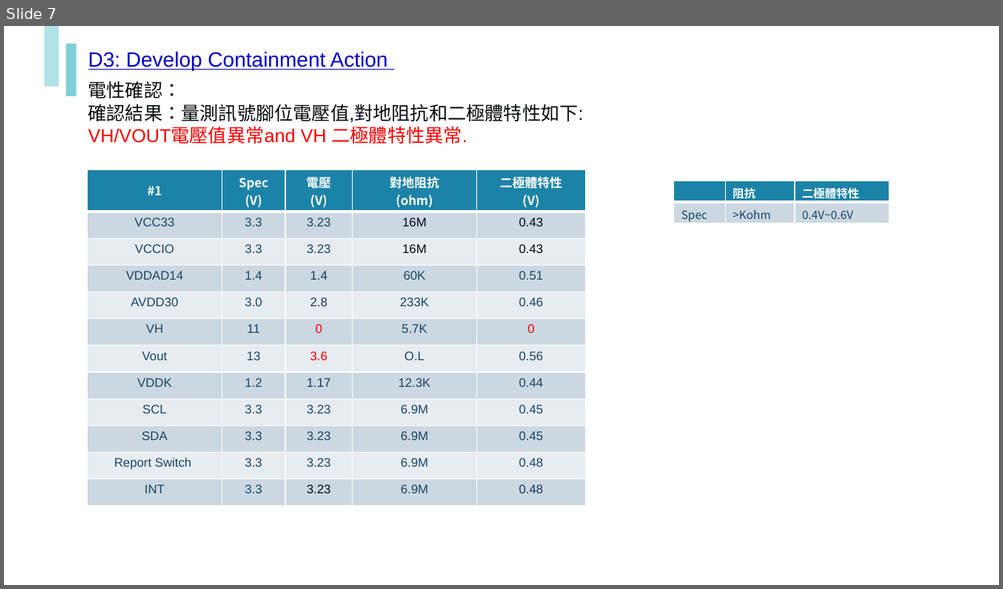
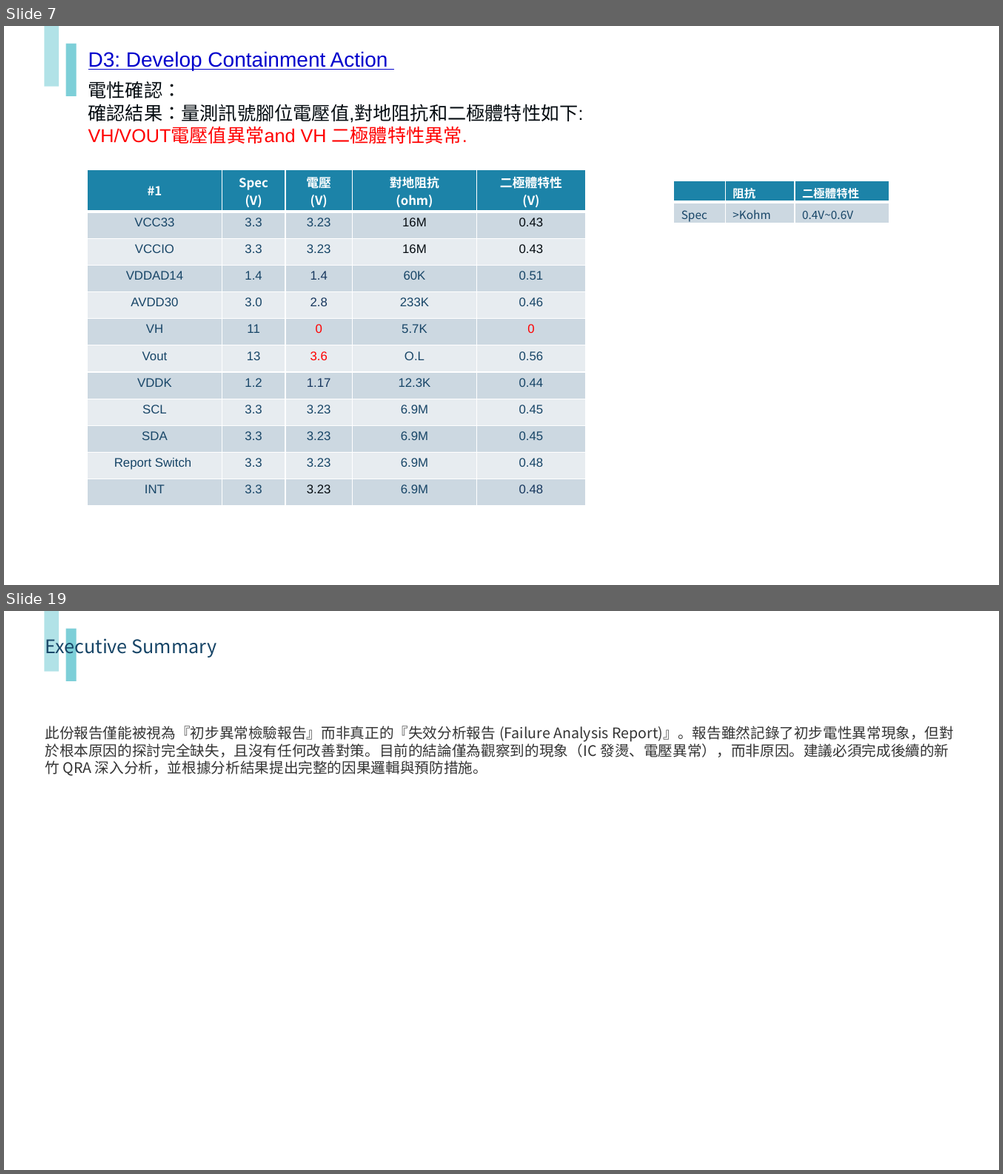
Before and after one commit to kcf7012/fa-report-refactor-root, a slide deck: report/N160JCN-EEK project 1pcs NG sample analysis report 260810_improved.pptx. Shown one above the other, each under a label of ours: slide 7 before the commit, slides 7 and 19 after it; the slides between them are not shown. The pictures are 1003x589 and 1003x1174 pixels, drawn with LibreOffice and Linux fonts; fonts in the diff are those of the drawing; background and template pictures are left out. Boxes give left, top, right and bottom in pixels: in the first picture for what was removed or moved away, otherwise in the second. Text is boxed around its words. In the diff, an @@ line names an element or a change of style, - is before the commit and + after.

Commit message:
chore: 提交 v3.1.2 修好的批次改善 pptx + v3.1.2 完成 handoff
技能包倉庫 v3.1.2 已推送並建立 tag(v3.1.1 tag 已刪除)。

本次更新:
- 重新產出 3 份改善 pptx(無旋轉、無疊加、無殘留)
- 新增 docs/handoff/2026-09-01-v312-final-fixes-handoff.md(完成記錄)
- 更新 docs/handoff/2026-08-31-batch-eval-rendering-issues-handoff.md(狀態改為 🟢 完成)
- 更新 batch_evaluation_summary.json(新批次結果)

對應技能包 commit 70fb30d(v3.1.2)

真實執行結果:
| 報告 | 原始 | v3.1.1 | v3.1.2 |
|------|------|--------|--------|
| 260811 | 5 張 | 13 張(含 3 張旋轉) | 16 張(無旋轉) |
| MS | 5 張 | 16 張(標題被覆蓋) | 19 張(標題清楚) |
| N160JCN | 9 張 | 18 張(疊加、殘留) | 21 張(獨立 slide) |

注意事項:
- v3.1.1 tag 已被刪除(因有未修問題),請勿使用
- v3.1.2 tag 為當前穩定版

```diff
--- a/report/N160JCN-EEK project 1pcs NG sample analysis report 260810_improved.pptx
+++ b/report/N160JCN-EEK project 1pcs NG sample analysis report 260810_improved.pptx
@@ slide 19 added at (x1=4, y1=611, x2=999, y2=1170), background #FFFFFF; not listed: 2 template elements that a slide beside it also shows @@
@@ text added at (x1=45, y1=634, x2=217, y2=658), 18 pt, text #174567 @@
+Executive Summary
@@ text added at (x1=45, y1=726, x2=953, y2=776), 14 pt, text #333333 @@
+此份報告僅能被視為『初步異常檢驗報告』而非真正的『失效分析報告 (Failure Analysis Report)』。報告雖然記錄了初步電性異常現象，但對於根本原因的探討完全缺失，且沒有任何改善對策。目前的結論僅為觀察到的現象（IC 發燙、電壓異常），而非原因。建議必須完成後續的新竹 QRA 深入分析，並根據分析結果提出完整的因果邏輯與預防措施。
```
Also in this commit, not shown: 4 slides changed, 2 other slides added, 8 other files.
